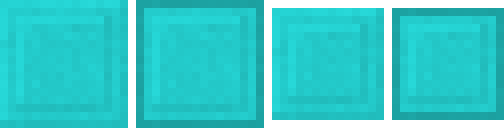
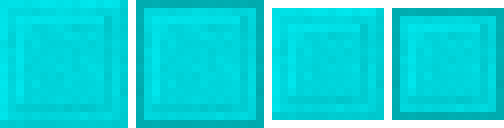
The second 504 x 128 image is a revision of the first. Changes to its layers:
added layer "Pasted Layer #1" above "Pasted Layer" over 0, 0, 504, 128
